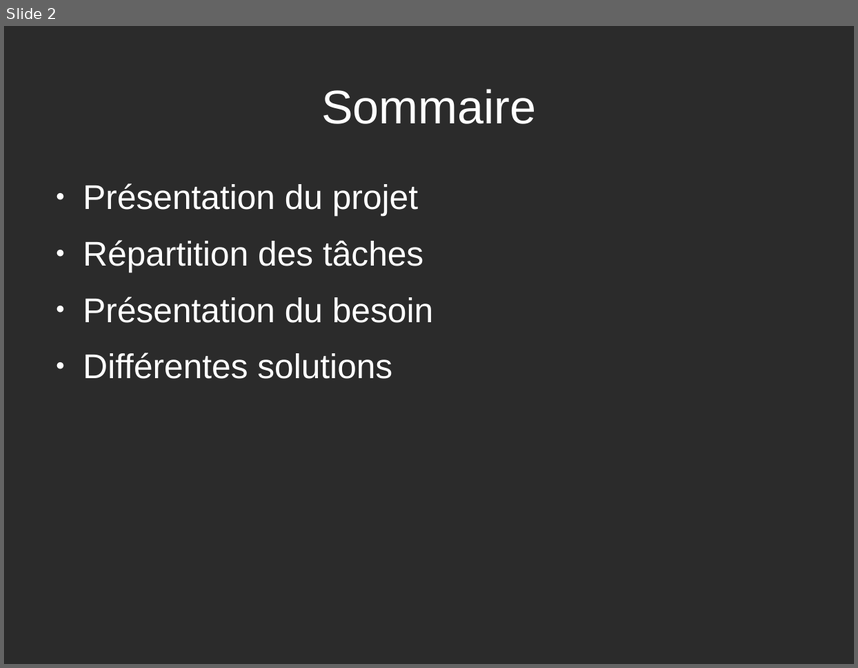
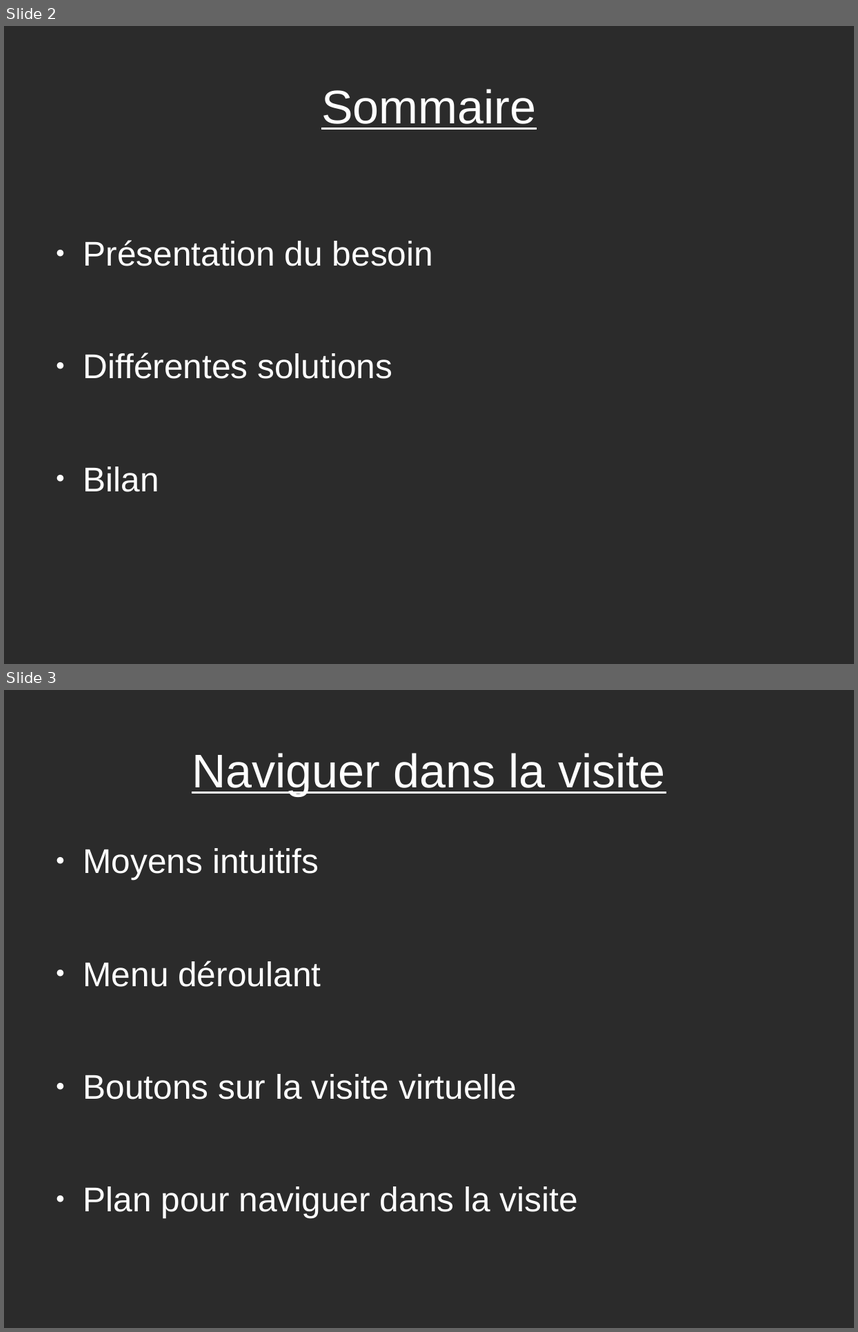
Before and after one commit to VisiteVirtuelle/-diteur-de-maison, a slide deck: Thomas Duditlieux - Diapo de Projet.odp. Shown one above the other, each under a label of ours: slide 2 before the commit, slides 2 and 3 after it. The pictures are 858x668 and 858x1332 pixels, drawn with LibreOffice and Linux fonts; fonts in the diff are those of the drawing; background and template pictures are left out; a plain dark background stands for a picture behind light text. Boxes give left, top, right and bottom in pixels: in the first picture for what was removed or moved away, otherwise in the second. Text is boxed around its words. In the diff, an @@ line names an element or a change of style, - is before the commit and + after.

```diff
--- a/Thomas Duditlieux - Diapo de Projet.odp
+++ b/Thomas Duditlieux - Diapo de Projet.odp
@@ slide 3 added at bbox=[4, 690, 854, 1328], background picture (left out) @@
@@ title added at bbox=[192, 753, 665, 796], 44 pt, text #FFFFFF, underline @@
+Naviguer dans la visite
@@ text added at bbox=[83, 848, 578, 1218], 32 pt, text #FFFFFF @@
+● Moyens intuitifs
+● Menu déroulant
+● Boutons sur la visite virtuelle
+● Plan pour naviguer dans la visite
@@ slide 2 changed as well @@
@@ title "Sommaire" at bbox=[321, 89, 536, 129]: underline on @@
@@ text at bbox=[83, 183, 424, 272]: paragraphs removed @@
-● Présentation du projet
-● Répartition des tâches
@@ text at bbox=[83, 466, 159, 492]: paragraph added @@
+● Bilan
```
Also in this commit, not shown: 1 other slide changed, 7 other slides added, 1 slide removed, 1 other file.
